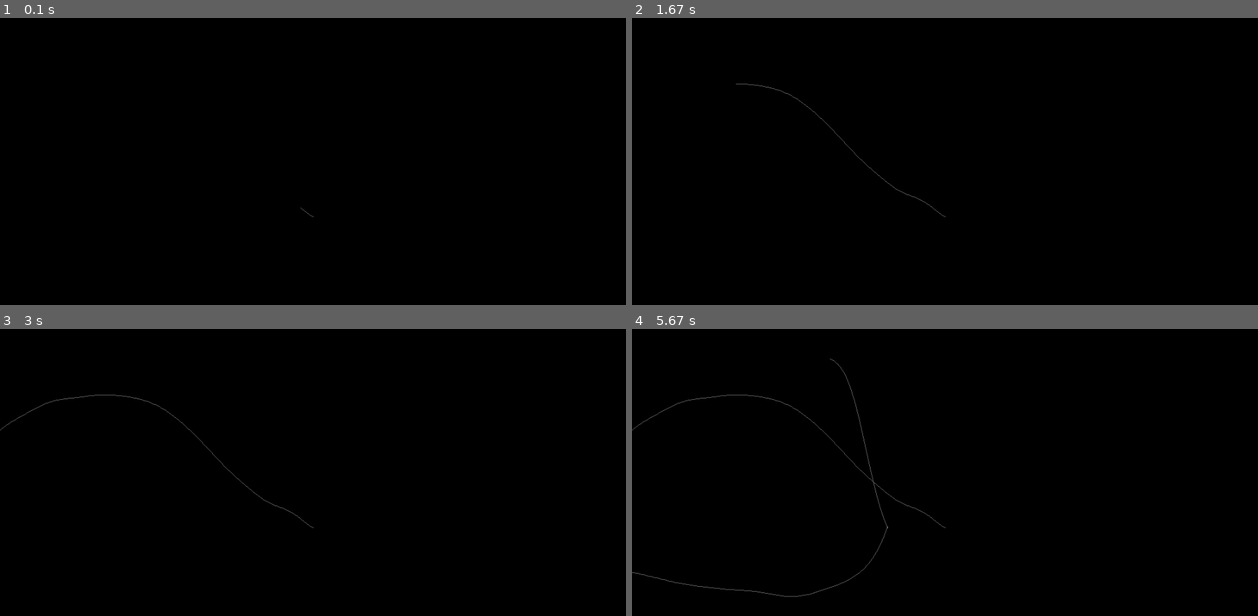
Above: before the commit, frames 1-4 (two rows, left to right).
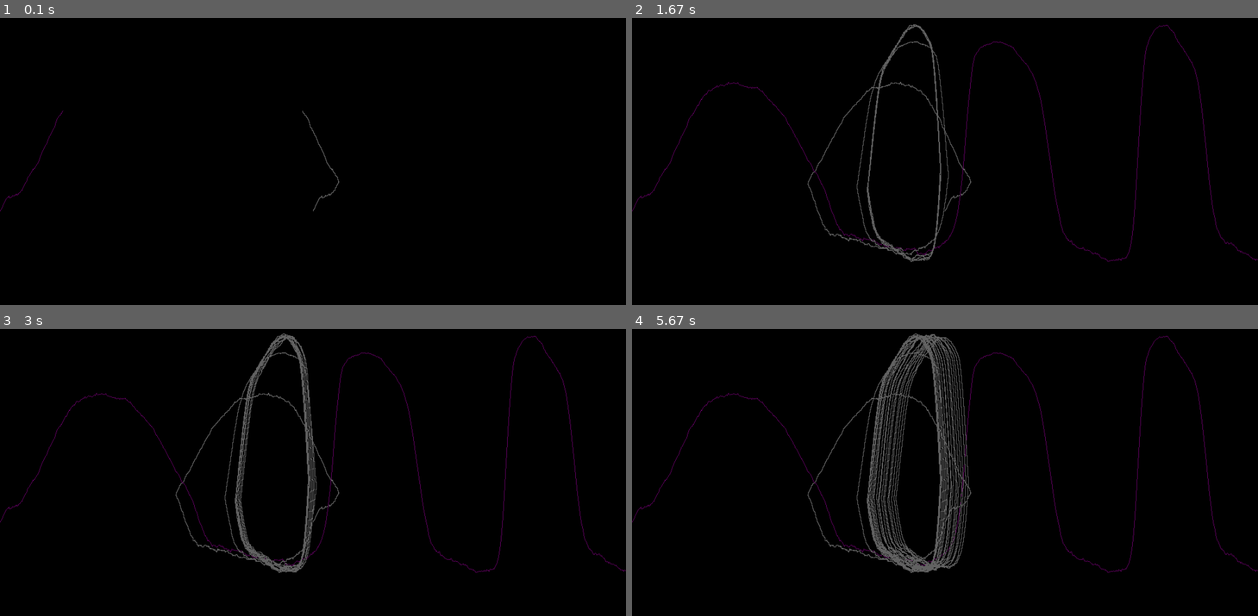
Above: after the commit, the same moments.

Repository: Nikolay-Chechelev/TenzoSystem
Game: pygame game, started from csv_read.py
The game is run twice, just before and just after one commit, with the same random seed, the same clock (stepped at 60 frames per second) and the same inputs.
Inputs:
- Up to frame 1 (0.1 s): no input
- Up to frame 2 (1.67 s): no input
- Up to frame 3 (3 s): no input
- Up to frame 4 (5.67 s): no input

The runs differ from the first frame. In frame 1, 0.2% of the frame differs, in the area x 0-55%, y 32-70%; in frame 2, 2.2%; in frame 3, 3.3%; in frame 4, 6.4%, in the area x 0-100%, y 1-94%.

Commit message:
filtering and round drawing

Diff:
--- a/csv_read.py
+++ b/csv_read.py
@@ -17,9 +17,17 @@
 lpf.init_lp_filter(1)
 
 data = lpf.LPF(data)
-data = lpf.LPF(data)
-data = lpf.LPF(data)
-data = lpf.LPF(data)
+# data = lpf.LPF(data)
+# data = lpf.LPF(data)
+# data = lpf.LPF(data)
+index_p = []
+index_n = []
+cross = 0
+
+for i in range(len(data) - 1):
+    if data[i] * data[i+1] < 0:
+        index_p.append(cross + (i - cross) // 2)
+        cross = i
 
 plt.plot(data)
 plt.show()
@@ -27,16 +35,31 @@
 display = pygame.display
 screen = display.set_mode([1000, 1000])
 done = None
-y = 500
-for i in range(1500):
-    if data[i] > 0:
-        pygame.draw.line(screen, [100, 100, 100], [y, data[i]*10 + 500], [y + 3, data[i + 1]*10 + 500])
-        y += 3
-    if data[i] <= 0:
-        pygame.draw.line(screen, [100, 100, 100], [y, data[i]*5 + 500], [y - 2, data[i + 1]*5 + 500])
-        y -= 2
+x = 500
+y = -1
+m = -1
+t = (max(data) + min(data)) // 2
+t = -11.5
+print(t, max(data), min(data))
+for i in range(len(data)):
+    pygame.draw.line(screen, [100, 100, 100], [x, data[i]*5 + 500], [x, data[i + 1]*5 + 500])
+    pygame.draw.line(screen, [100, 0, 100], [i, data[i]*5 + 500], [i + 1, data[i + 1]*5 + 500])
+    print(i)
+    # if i in index_p:
+    #     print('p', i)
+    #     y *= -1
+    # if (data[i] * data[i+1]) < 0:
+    #     m *= -1
+    # x += m
+    if data[i] > t:
+        x += 1
+    else:
+        x -= 1
+
+
     display.flip()
-    sleep(0.01)
+    sleep(0.001)
+    # screen.fill([0, 0, 0])
 while not done:
     for event in pygame.event.get():
         if event.type == pygame.QUIT:
--- a/main.py
+++ b/main.py
@@ -1,7 +1,7 @@
 import serial,  sys
 import pygame
 from random import randint
-import DSP
+from DSP import DSP
 display = pygame.display
 screen = display.set_mode([1500, 700])
 port = serial.Serial('/dev/ttyACM0', '115200')
@@ -9,6 +9,7 @@
 a = randint(0, 1000000)
 
 f = open('samples/fo_sample_{}.csv'.format(a), 'w')
+data_raw = [0] * 1500
 data = [0] * 1500
 
 def get_weight():
@@ -28,14 +29,15 @@
     data.append(s * 5)
     del data[0]
 
-    data = lpf.LPF(data)
-    data = lpf.LPF(data)
-    data = lpf.LPF(data)
-    data = lpf.LPF(data)
+    data_raw = lpf.LPF(data)
+    # data_raw = lpf.LPF(data_raw)
+    # data_raw = lpf.LPF(data_raw)
+    # data_raw = lpf.LPF(data_raw)
 
     screen.fill([0, 0, 0])
     for i in range(len(data) - 1):
-        pygame.draw.line(screen, [255, 100, 100], [i, 350 - data[i]], [i+1, 350 - data[i + 1]], 1)
+        # pygame.draw.line(screen, [255, 100, 100], [i, 350 - data[i]], [i+1, 350 - data[i + 1]], 1)
+        pygame.draw.line(screen, [255, 100, 255], [i, 350 - data_raw[i]], [i + 1, 350 - data_raw[i + 1]], 1)
     pygame.draw.line(screen, [0, 100, 100], [0, 350], [1500, 350])
     display.flip()
 
